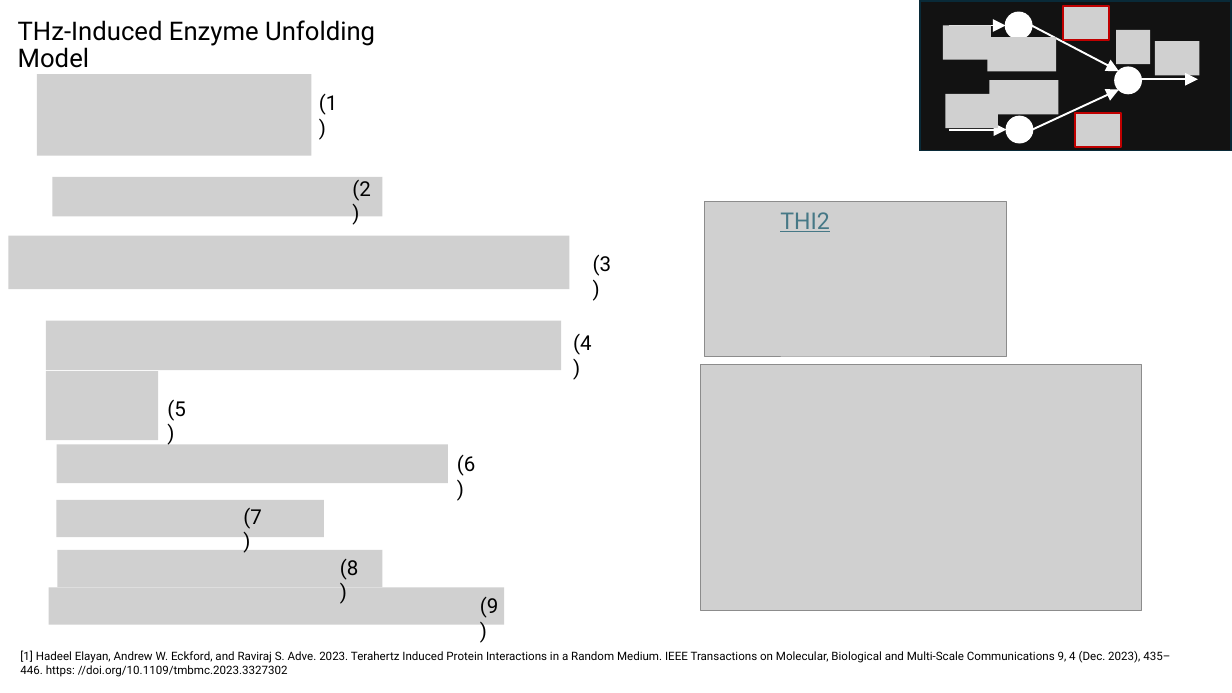
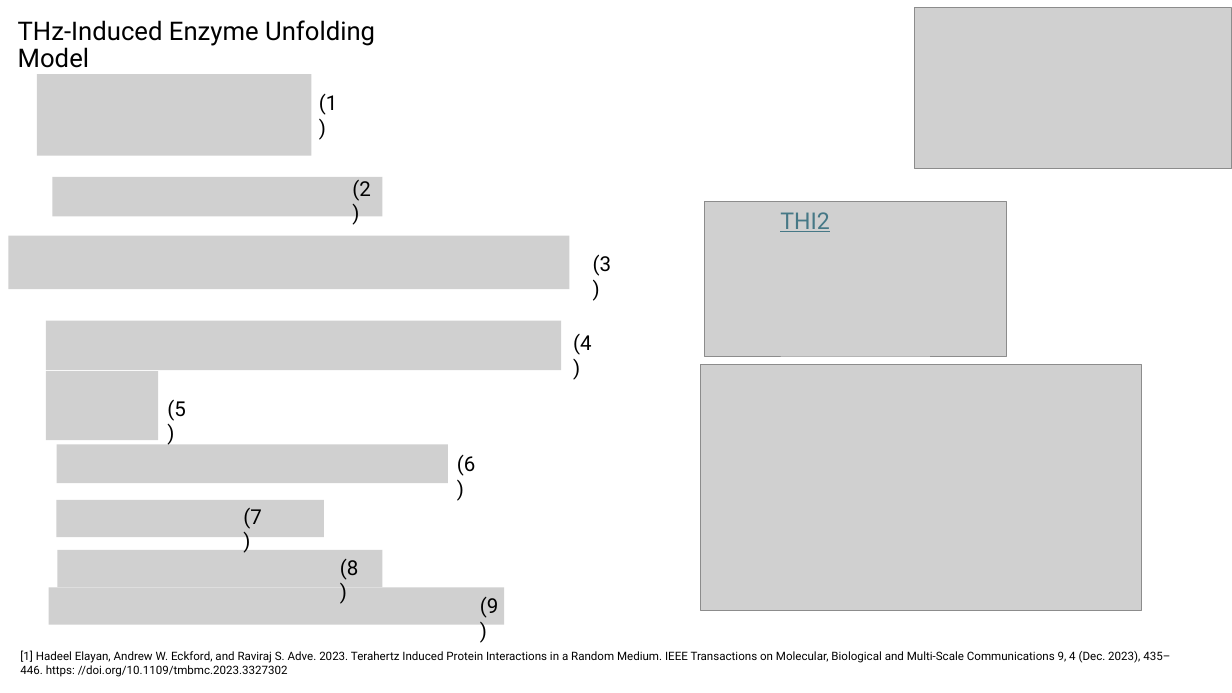
Before and after one commit to tkn-tub/bioelectrodynamics, a slide deck: slide 9 of slides/slides.pptx (slide 6 before the commit). Drawn at 1232x693 pixels with LibreOffice and Linux fonts; fonts in the diff are those of the drawing; grey boxes stand for pictures. Boxes give left, top, right and bottom in pixels: in the first picture for what was removed or moved away, otherwise in the second. Text is boxed around its words. In the diff, an @@ line names an element or a change of style, - is before the commit and + after.

```diff
--- a/slides/slides.pptx
+++ b/slides/slides.pptx
@@ picture added at [915, 8, 1232, 169] @@
@@ group removed at [921, 2, 1231, 151]: 8 pictures, 5 arrows, 3 ellipses, 1 rectangle @@
```
Also in this commit, not shown: 1 other slide changed, 5 slides added, 2 other files.
